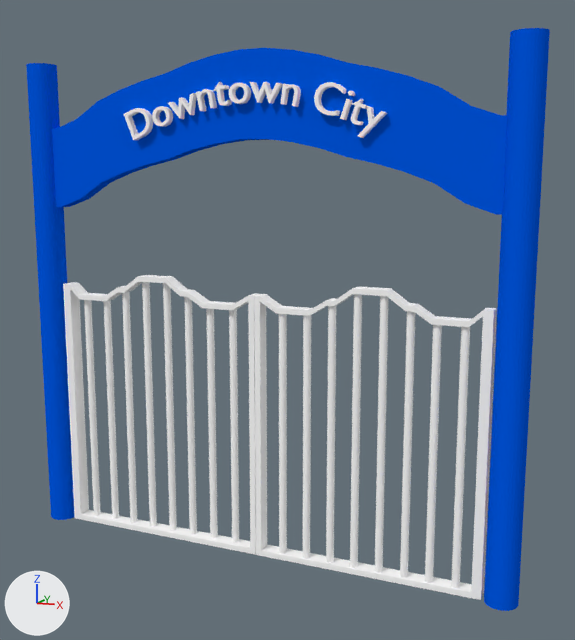
What one commit did to the Blender file Source/Assets/Buildings/gateway.blend.
Both versions are drawn from a 50 mm camera at (8.3, -17.51, 5.42) aimed at (0.68, 0.3, 2.0). Every picture has the same lights, and +X, +Y and +Z are marked at lower left.

Script lines for the objects in view, before the commit:
```python
me_cube = bpy.data.meshes.new('Cube')
me_cube.from_pydata(...)  # 392 vertices, 326 faces; spans x -1.15..1.15, y -2.14..1.55, z -8.44..4.05
me_cube.materials.append(mat_gate_blue)  # blue #0059e7
me_cube_001 = bpy.data.meshes.new('Cube.001')
me_cube_001.from_pydata(...)  # 608 vertices, 376 faces; spans x -4.7..1.0, y -1.0..1.0, z -97.3..1.0
me_cube_001.materials.append(mat_gate_white)  # white #ffffff
me_mesh = bpy.data.meshes.new('Mesh')
me_mesh.from_pydata(...)  # 1320 vertices, 1940 faces; spans x -5.57..1.13, y 1.03..2.37, z -0.47..0.0
me_mesh.materials.append(mat_gate_white)  # white #ffffff
ob_cube = bpy.data.objects.new('Cube', me_cube)
ob_cube.location = (0.0, 0.0, 4.32)
ob_cube.scale = (5.68, 0.208, 1.0)
ob_cube_001 = bpy.data.objects.new('Cube.001', me_cube_001)
ob_cube_001.location = (4.73, 0.0, -4.03)
ob_cube_001.scale = (1.0, 0.189, -0.0717)
ob_text = bpy.data.objects.new('Text', me_mesh)
ob_text.location = (2.13, -0.39, 5.28)
ob_text.rotation_euler = (1.571, 0.0, 0.0)  # degrees (90, 0, 0)
# also in view: 'Cube.002' at (-2.86, 0.0, -0.58)
```
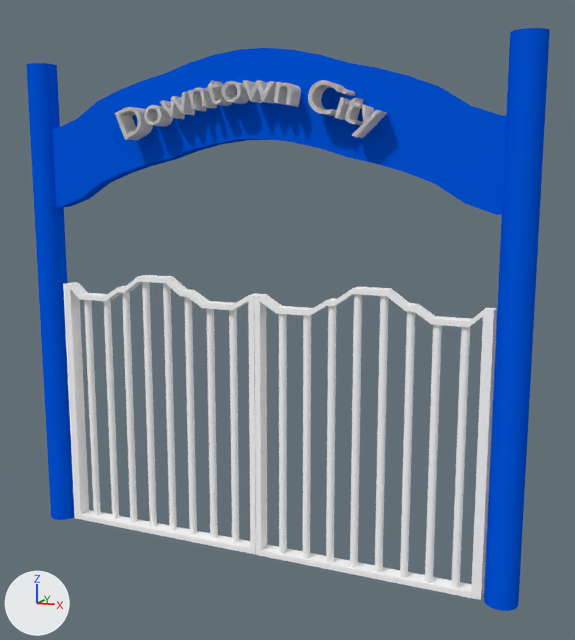
Changed parts and their boxes [x1, y1, x2, y2] in the pictures (575 x 640 px):
'Text', reshaped, moved
    before: [124, 82, 387, 140]
    after: [115, 80, 387, 140]
part 1 of me_mesh, added
    after: [345, 98, 367, 125]
part 2 of me_mesh, added
    after: [274, 82, 301, 107]
part 3 of me_mesh, added
    after: [242, 80, 276, 104]
part 4 of me_mesh, added
    after: [221, 81, 250, 104]
part 5 of me_mesh, added
    after: [206, 80, 232, 106]
part 6 of me_mesh, added
    after: [188, 87, 217, 112]
part 7 of me_mesh, added
    after: [160, 91, 195, 119]
part 8 of me_mesh, added
    after: [144, 105, 173, 127]
part 9 of me_mesh, added
    after: [308, 80, 346, 116]
part 10 of me_mesh, added
    after: [115, 107, 153, 140]
part 11 of me_mesh, added
    after: [342, 89, 355, 96]
part 12 of me_mesh, added
    after: [352, 104, 387, 138]
part 13 of me_mesh, added
    after: [334, 97, 350, 120]

Patch to the scene script:
```diff
--- a/Source/Assets/Buildings/gateway.blend.py
+++ b/Source/Assets/Buildings/gateway.blend.py
@@ me_mesh @@
 # used by ob_text; location = (2.13, -0.39, 5.28); rotation_euler = (1.571, 0.0, 0.0), in degrees (90, 0, 0)
-me_mesh.from_pydata(...)  # 1320 vertices, 1940 faces; spans x -5.57..1.13, y 1.03..2.37, z -0.47..0.0
+me_mesh.from_pydata(...)  # 2640 vertices, 3880 faces; spans x -5.57..1.13, y 1.03..2.37, z -0.47..0.0
+# me_mesh part 1: the loose piece of 116 vertices spanning x -3.05..-2.66, y 1.83..2.37, z -0.47..0.0 is copied, and the copy is turned -27.3 degrees about the z axis through its middle, then moved by (3.36, -0.5, 0.0); it spans x 0.36..0.69, y 1.3..1.85, z -0.47..0.0
+# me_mesh part 2: the loose piece of 114 vertices spanning x -3.52..-3.05, y 1.72..2.22, z -0.47..0.0 is copied, and the copy is turned -21.8 degrees about the z axis through its middle, then moved by (2.17, 0.03, 0.0); it spans x -1.34..-0.9, y 1.75..2.26, z -0.47..0.0
+# me_mesh part 3: the loose piece of 26 vertices spanning x -4.31..-3.58, y 1.57..2.15, z -0.47..0.0 is copied, and the copy is turned -20.2 degrees about the z axis through its middle and scaled by 1.01, then moved by (2.16, 0.27, 0.0); it spans x -2.11..-1.33, y 1.84..2.33, z -0.47..0.0
+# me_mesh part 4: the loose piece of 192 vertices spanning x -4.75..-4.26, y 1.4..1.87, z -0.47..0.0 is copied, and the copy is turned -16.4 degrees about the z axis through its middle and scaled by 1.01, then moved by (2.11, 0.46, 0.0); it spans x -2.65..-2.15, y 1.86..2.33, z -0.47..0.0
+# me_mesh part 5: the loose piece of 116 vertices spanning x 0.36..0.69, y 1.3..1.85, z -0.47..0.0 is copied, and the copy is turned 27.3 degrees about the z axis through its middle, then moved by (-3.35, 0.52, 0.0); it spans x -3.05..-2.66, y 1.83..2.37, z -0.47..0.0
+# me_mesh part 6: the loose piece of 114 vertices spanning x -1.34..-0.9, y 1.75..2.26, z -0.47..0.0 is copied, and the copy is turned 21.8 degrees about the z axis through its middle, then moved by (-2.17, -0.03, 0.0); it spans x -3.52..-3.05, y 1.72..2.22, z -0.47..0.0
+# me_mesh part 7: the loose piece of 26 vertices spanning x -2.11..-1.33, y 1.84..2.33, z -0.47..0.0 is copied, and the copy is turned 20.2 degrees about the z axis through its middle and scaled by 0.993, then moved by (-2.15, -0.25, 0.0); it spans x -4.31..-3.58, y 1.57..2.15, z -0.47..0.0
+# me_mesh part 8: the loose piece of 192 vertices spanning x -2.65..-2.15, y 1.86..2.33, z -0.47..0.0 is copied, and the copy is turned 16.4 degrees about the z axis through its middle and scaled by 0.995, then moved by (-2.11, -0.46, 0.0); it spans x -4.75..-4.26, y 1.4..1.87, z -0.47..0.0
+# me_mesh part 9: a new loose piece of 196 vertices spanning x -0.51..0.19, y 1.52..2.24, z -0.47..0.0, in mat_gate_white (white #ffffff)
+# me_mesh part 10: a new loose piece of 108 vertices spanning x -5.57..-4.83, y 1.09..1.85, z -0.47..0.0, in mat_gate_white (white #ffffff)
+# me_mesh part 11: a new loose piece of 96 vertices spanning x 0.28..0.39, y 1.94..2.04, z -0.47..0.0, in mat_gate_white (white #ffffff)
+# me_mesh part 12: a new loose piece of 16 vertices spanning x 0.5..1.13, y 1.03..1.71, z -0.47..0.0, in mat_gate_white (white #ffffff)
+# me_mesh part 13: 8 vertices added at x 0.1..0.33, y 1.42..1.87, z -0.47..0.0
 me_mesh.materials.append(mat_gate_white)
@@ ob_text @@
 ob_text = bpy.data.objects.new('Text', me_mesh)
-ob_text.location = (2.13, -0.39, 5.28)
+ob_text.location = (2.13, -0.75, 5.28)
 ob_text.rotation_euler = (1.571, 0.0, 0.0)  # degrees (90, 0, 0)
```
